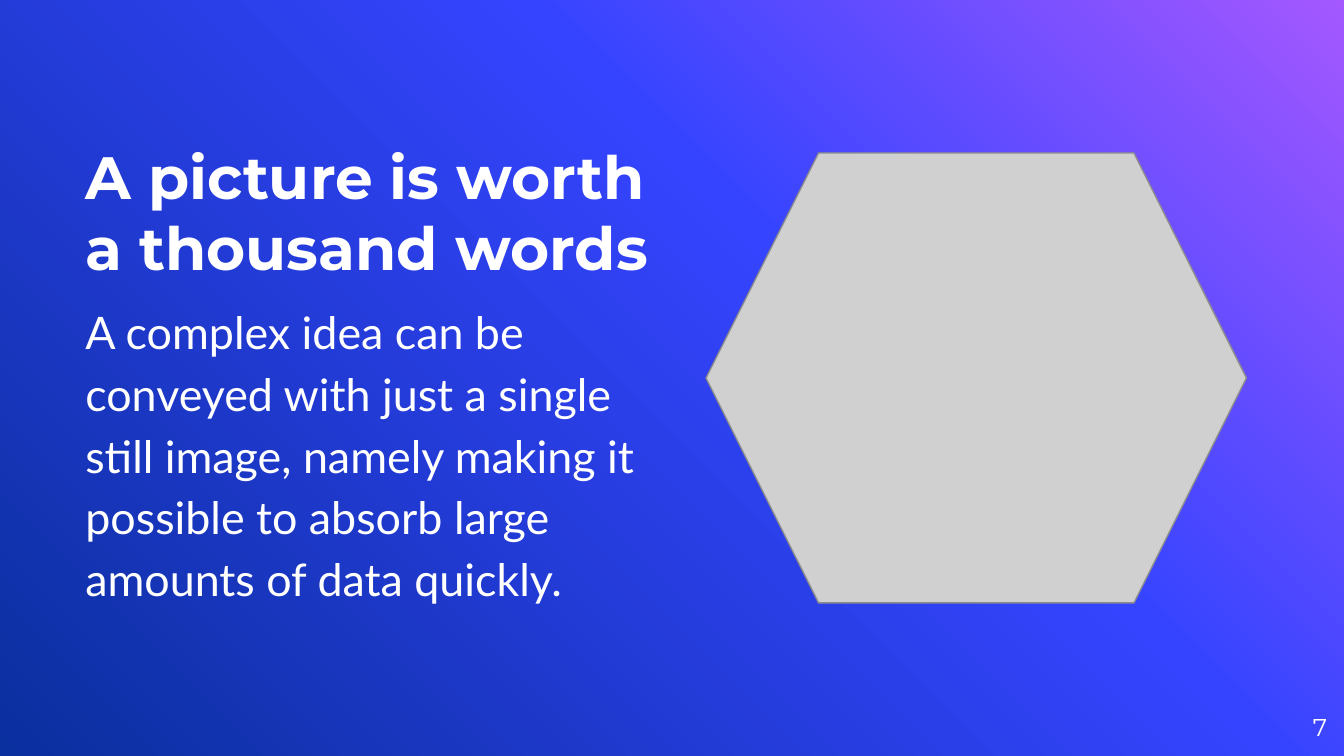
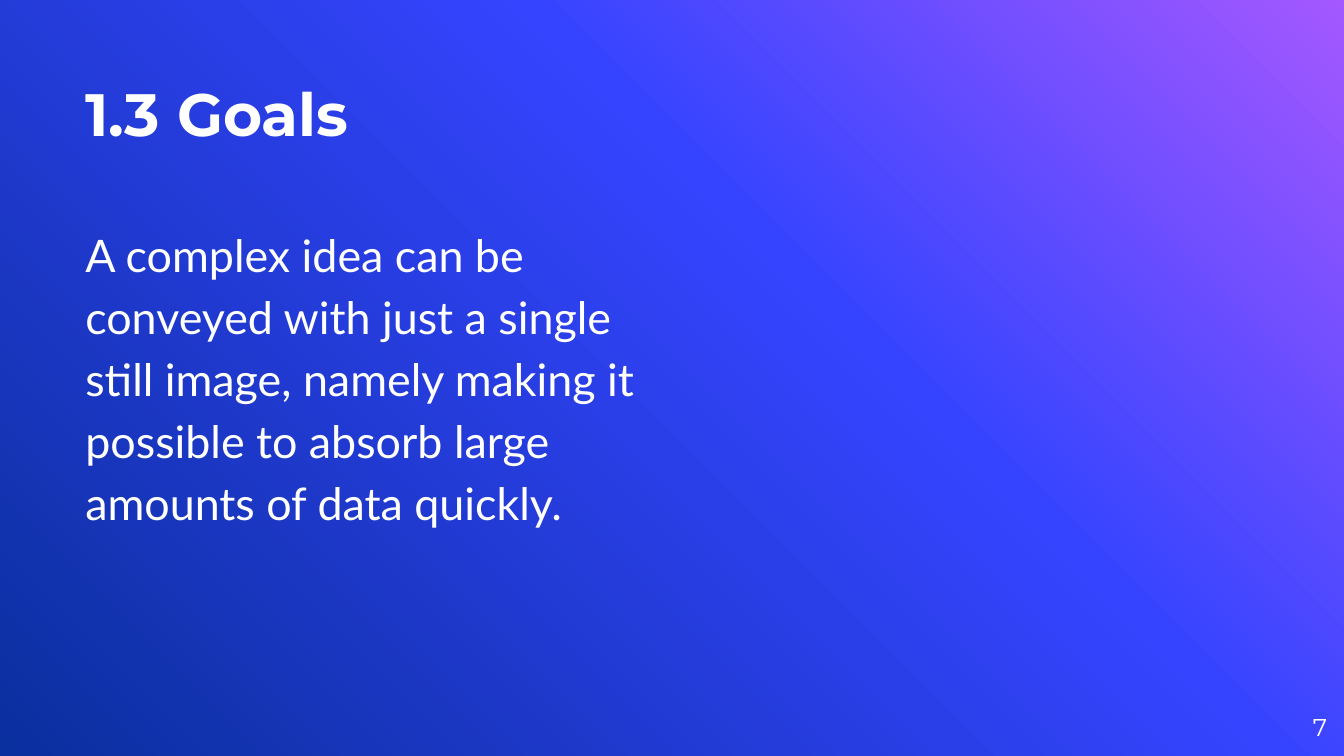
Before and after one commit to andrea-grandi/iot_project, a slide deck: slide 7 of presentation/presentation.pptx. Drawn at 1344x756 pixels with LibreOffice and Linux fonts; fonts in the diff are those of the drawing; grey boxes stand for pictures; background and template pictures are left out. Boxes give left, top, right and bottom in pixels: in the first picture for what was removed or moved away, otherwise in the second. Text is boxed around its words. In the diff, an @@ line names an element or a change of style, - is before the commit and + after.

Commit message:
update presentation

```diff
--- a/presentation/presentation.pptx
+++ b/presentation/presentation.pptx
@@ title added at (85, 91, 348, 137), 32 pt, text #FFFFFF, bold @@
+1.3 Goals
@@ title removed at (85, 152, 648, 271) @@
-A picture is worth a thousand words
@@ picture removed at (706, 153, 1246, 603) @@
@@ text "A complex idea can be ...": place and size @@
-text "A complex idea can be ..." at (85, 316, 634, 604)
+text "A complex idea can be ..." at (85, 239, 634, 528)
```
Also in this commit, not shown: 5 other slides changed, 3 slides added, 4 slides removed, 2 other files.
